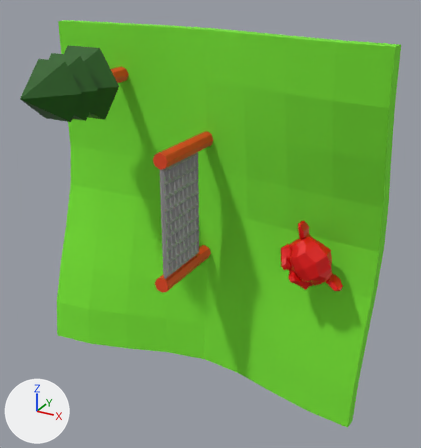
The OBJ model EntornVGI/modelos/ejemplo.obj as it was, and as the next commit left it.
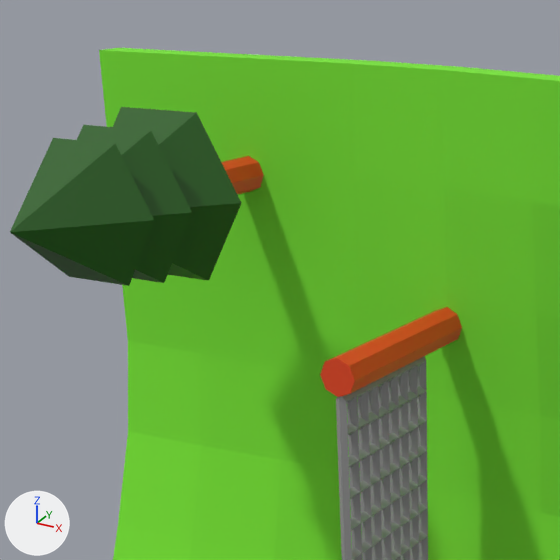
Old and new are each drawn whole from a 50 mm lens placed at (10.28, -18.5, 8.72), pointed at (1.01, -1.64, 0.29) and again close up on the part from 4% to 61% of the width and 0% to 53% of the height. Arrows for +X, +Y and +Z are at lower left; the lights stay in place. The older version's two pictures come first. Where no turn or scale is listed for an object, it has been applied to the vertices.
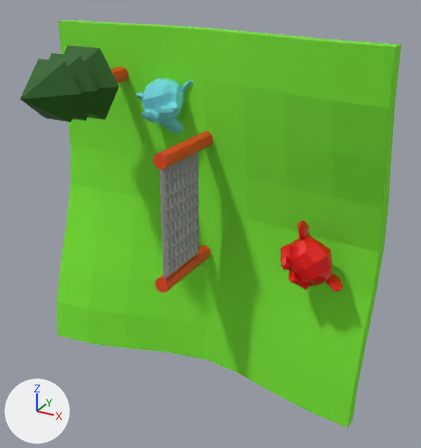
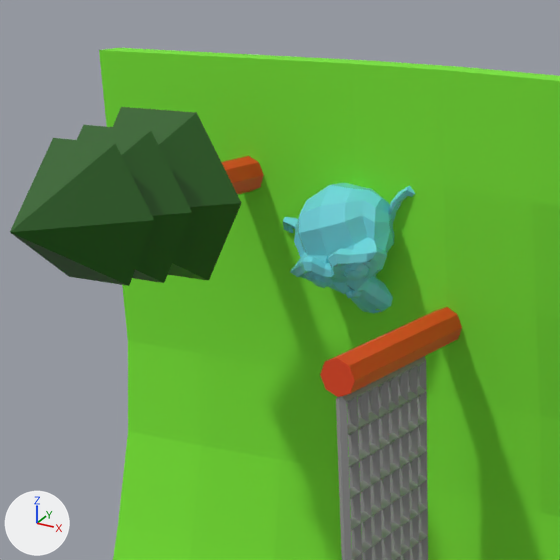
Boxes (x1, y1, x2, y2) around the edits, measured in the close-ups (560 x 560 px):
'Suzanne.001', added (cyan)
    after: (283, 183, 415, 313)

The change in detail:
Material 'Material.001' (mat_material_001) is new.
Its base color is (0.173, 0.719, 0.8) (cyan #73dce7).
Its roughness is 0.22.
Mesh me_suzanne_001 is new.
It has 505 vertices, 500 faces and spans x -3.1..-0.48, y -1.2..0.47, z 2.89..5.06.
It uses material mat_material_001 (cyan #73dce7).
Object 'Suzanne.001' (ob_suzanne_001) is new; it shows me_suzanne_001.
Its location is (0.0, 0.0, 0.0).
